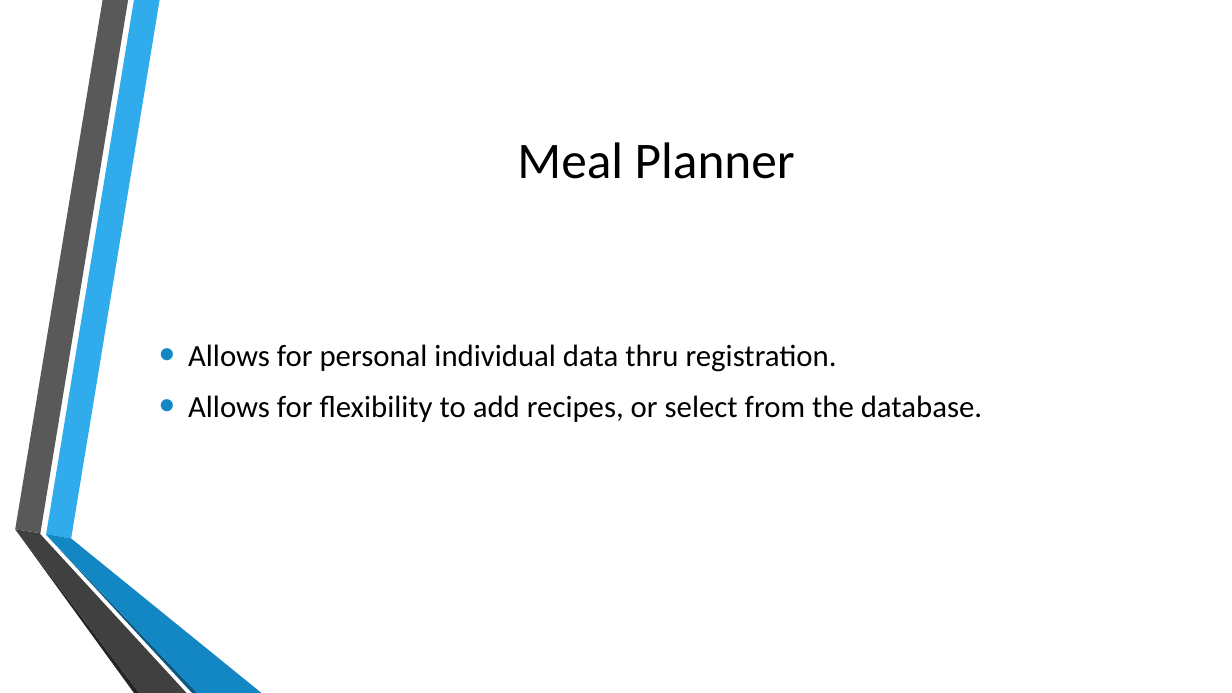
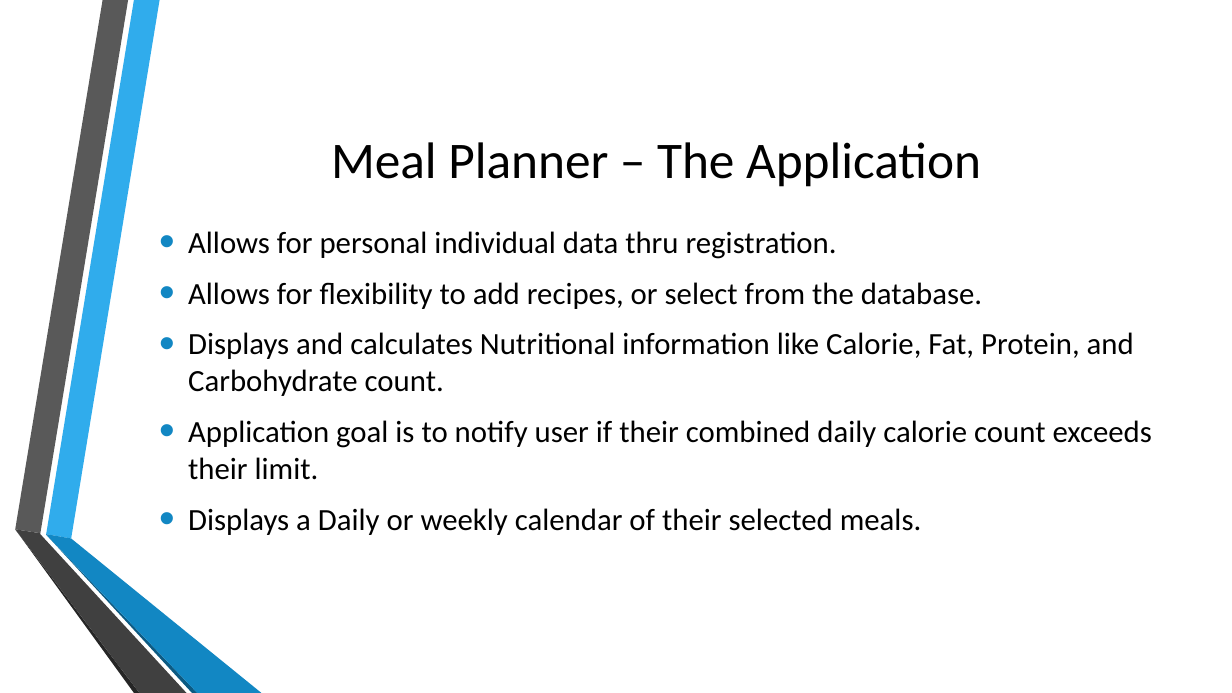
Before and after one commit to dpalucci/ProjectHealth, a slide deck: slide 4 of ProjectHealthPPT.pptx. Drawn at 1232x693 pixels with LibreOffice and Linux fonts; fonts in the diff are those of the drawing; background and template pictures are left out. Boxes give left, top, right and bottom in pixels: in the first picture for what was removed or moved away, otherwise in the second. Text is boxed around its words. In the diff, an @@ line names an element or a change of style, - is before the commit and + after.

```diff
--- a/ProjectHealthPPT.pptx
+++ b/ProjectHealthPPT.pptx
@@ title at (x1=331, y1=142, x2=981, y2=187): text changed @@
-Meal Planner
+Meal Planner – The Application
@@ text at (x1=188, y1=332, x2=1152, y2=535): paragraphs added @@
+• Displays and calculates Nutritional information like Calorie, Fat, Protein, and Carbohydrate count.
+• Application goal is to notify user if their combined daily calorie count exceeds their limit.
+• Displays a Daily or weekly calendar of their selected meals.
```
Also in this commit, not shown: 1 other slide changed, 8 slides added, 8 other files.
